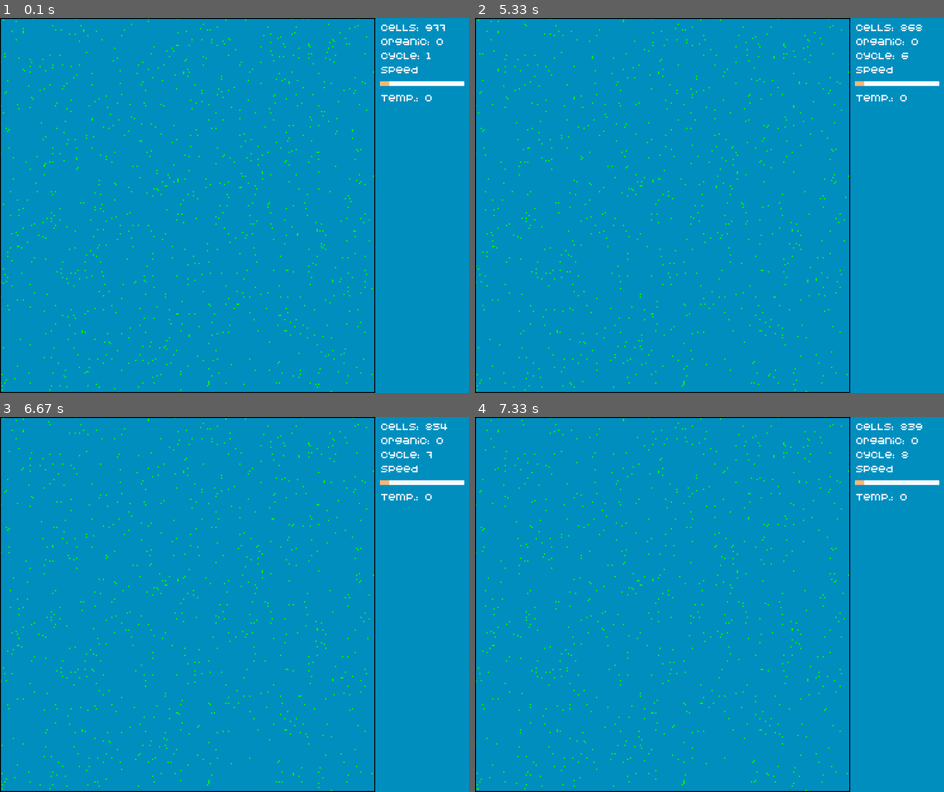
Above: before the commit, frames 1-4 (two rows, left to right).
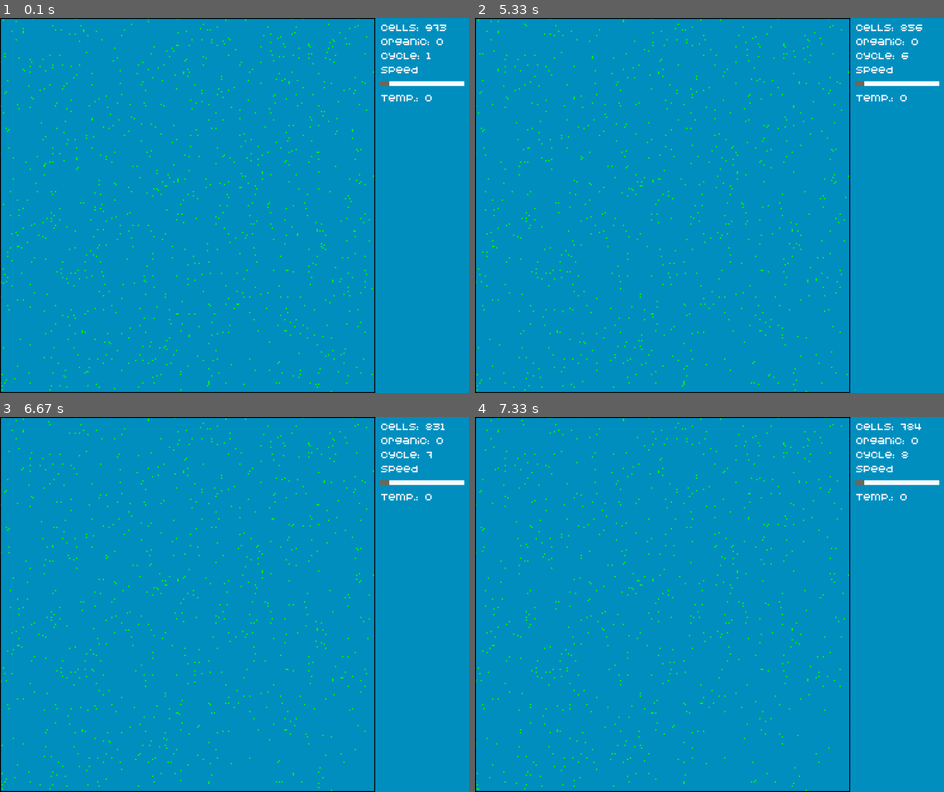
Above: after the commit, the same moments.

Repository: PilotOfAsuka/CellLabPython
Game: pygame game, started from main.py
The game is run twice, just before and just after one commit, with the same random seed, the same clock (stepped at 60 frames per second) and the same inputs.
Inputs (mouse positions are in pixels of both pictures, inside the frame that each line leads up to):
- Up to frame 1 (0.1 s): no input
- Up to frame 2 (5.33 s): press the mouse at (897, 85) at 2.43 s; move the mouse to (784, 205) at 2.53 s; move the mouse to (676, 325) at 2.63 s; release the mouse at (676, 325) at 2.67 s
- Up to frame 3 (6.67 s): no input
- Up to frame 4 (7.33 s): no input

The runs differ from the first frame. In frame 1, less than 0.1% of the frame differs, in the area x 28-96%, y 0-80%; in frame 2, less than 0.1%; in frame 3, less than 0.1%; in frame 4, 0.2%, in the area x 0-96%, y 1-99%.

Commit message:
refactoring
Добавил словарь значений потребления энергии

Diff:
--- a/colors.py
+++ b/colors.py
@@ -4,5 +4,5 @@
 WHITE = 255, 255, 255
 BLACK = 0, 0, 0
 RED = 230, 1, 92
-FOOD_COLOR = 255, 185, 118
+FOOD_COLOR = 117, 104, 84
 text_color = 116, 120, 116
--- a/genome.py
+++ b/genome.py
@@ -4,6 +4,13 @@
 import objects as objs
 import surface
 
+food_values = {
+    'cell_thinks': {'min': 50, 'max': 30},  # Зависит от температуры
+    'photosynthesis': {'min': 100, 'max': -100},  # Зависит от расстояния до солнца
+    'predator_thinks': {'min': 10, 'max': 5},  # Зависит от температуры
+    'predator_move': {'min': 10, 'max': 5},  # Зависит от температуры
+    'cell_move': {'min': 10, 'max': 5},  # Зависит от температуры
+}
 
 temp, sun_coord = 0, (0, 0)
 # Класс BotGenome, определяющий поведение и свойства бота
@@ -24,15 +31,14 @@
 
     # функция выполнения генома
     def execute_genome(self):
-        # Проверка на смерть бота, если его пищи нет
-        if self.food <= 0:  # Условие смерти клетки при отрицательной энергии
-            x, y = self.position
-            surface.world_grid[y][x] = None  # Удаление бота из сетки
-        elif self.food >= 1000:  # Условие для деления клетки
+        self.check_death()
+        if self.food >= 1000:  # Условие для деления клетки
             self.reproduce()
         elif self.food in range(1, 1000):
             # За то что клетка думает, она теряет энергию
-            self.food -= func.normalize_value(temp, -15, 15, 50, 10)
+            self.food -= func.normalize_value(temp, -15, 15,
+                                              food_values['cell_thinks']['min'], food_values['cell_thinks']['max'])
+            self.check_death()
             command = self.genome[self.ptr]  # УТК
             self.execute_command(command)  # Выполнение команды генома (УТК)
 
@@ -60,7 +66,8 @@
     def photosynthesis(self):
         # Логика получения энергии при фотосинтезе
         self.food += func.normalize_value(func.euclidean_distance(self.screen_position, sun_coord),
-                                          0, cfg.width, 100, -50)
+                                          0, cfg.width, food_values['photosynthesis']['min'],
+                                          food_values['photosynthesis']['max'])
         # Ограничиваем максимальное количество энергии
         self.food = min(self.food, self.MAX_ENERGY)
         self.move_ptr()  # Переход УТК
@@ -127,6 +134,11 @@
         # Перемещаем указатель текущей команды
         self.ptr = get_next_index(self, step=sun_dist)
 
+    def check_death(self):
+        if self.food <= 0:  # Условие смерти клетки при отрицательной энергии
+            x, y = self.position
+            surface.world_grid[y][x] = None  # Удаление бота из сетки
+
 
 class Predator(BotGenome):
     def __init__(self, food=800, x=0, y=0, color=(230, 1, 92), genome=None):
@@ -135,14 +147,14 @@
     # Функция выполнения генома
     def execute_genome(self):
         # Проверка на смерть бота, если его пищи нет
-        if self.food <= 0:  # Условие смерти клетки при отрицательной энергии
-            x, y = self.position
-            surface.world_grid[y][x] = None  # Удаление бота из сетки
-        elif self.food >= 1000:  # Условие для деления клетки
+        self.check_death()
+        if self.food >= 1000:  # Условие для деления клетки
             self.reproduce()
         elif self.food in range(1, 1000):
             # За то что клетка думает, она теряет энергию
-            self.food -= func.normalize_value(temp, -15, 15, 5, 1)
+            self.food -= func.normalize_value(temp, -15, 15, food_values['predator_thinks']['min'],
+                                              food_values['predator_thinks']['max'])
+            self.check_death()
             command = self.genome[self.ptr]  # УТК
             self.execute_command(command)  # Выполнение команды генома (УТК)
 
@@ -166,8 +178,9 @@
     # функция движения клетки и проверки на столкновение
     def move(self):
         # Логика расхода энергии
-        self.food -= func.normalize_value(temp, -15, 15, 10, 1)
-
+        self.food -= func.normalize_value(temp, -15, 15, food_values['predator_move']['min'],
+                                          food_values['predator_move']['max'])
+        self.check_death()
         # Выбираем направление на основе смещения
         move_dir = get_index_of_bias(self, step=1, len_of_number=len(cfg.move_directions))
         # Получаем Направление
@@ -197,7 +210,7 @@
             # Перемещаем клетку
             move_cell(self, x, y, new_x, new_y)
 
-            self.food += 10  # Логика расхода энергии
+            self.food += 70  # Логика расхода энергии
 
             # Перемещаем УТК
             self.ptr = get_next_index(self, step=24)
@@ -243,7 +256,9 @@
     # функция движения клетки и проверки на столкновение
     def move(self):
         # Логика расхода энергии
-        self.food -= func.normalize_value(temp, -15, 15, 10, 5)
+        self.food -= func.normalize_value(temp, -15, 15, food_values['cell_move']['min'],
+                                          food_values['cell_move']['max'])
+        self.check_death()
         # Выбираем направление на основе смещения
         move_dir = get_index_of_bias(self, step=1, len_of_number=len(cfg.move_directions))
         dx, dy = cfg.move_directions[move_dir]  # Получаем Направление
@@ -265,7 +280,7 @@
 
             self.food += 1  # Логика расхода энергии
             # Перемещаем указатель текущей команды
-            self.ptr = get_next_index(self, step=43 + int(func.normalize_value(self.food, 0, 1000, 1, 10)))
+            self.ptr = get_next_index(self, step=43)
 
         # Если куда хочет шагнуть клетка есть такая же клетка
         elif isinstance(surface.world_grid[new_y][new_x], Cell):
